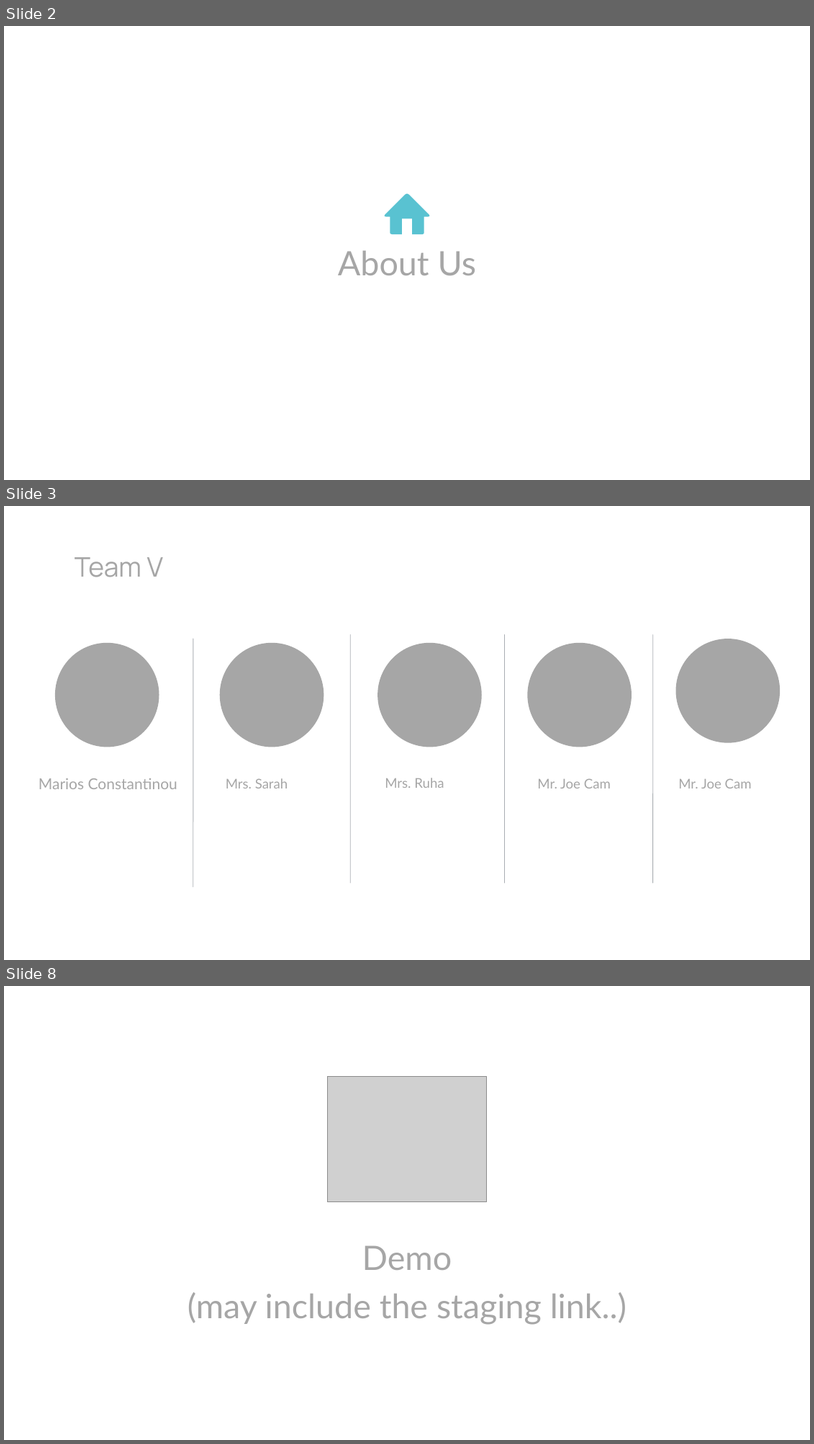
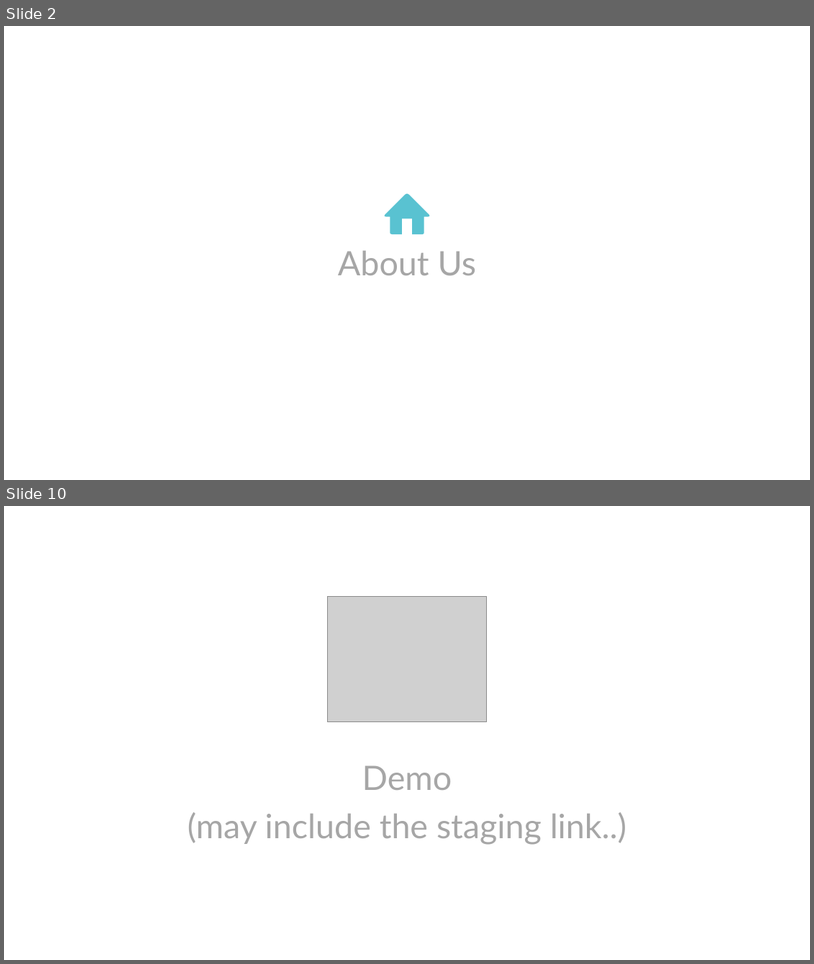
Before and after one commit to rbob96/GRNFanZone, a slide deck: Documentation/Demonstration/Demo - Final.pptx. Shown one above the other, each under a label of ours: slides 2, 3 and 8 before the commit, slides 2 and 10 after it; the slides between them are not shown. The pictures are 814x1444 and 814x964 pixels, drawn with LibreOffice and Linux fonts; fonts in the diff are those of the drawing; grey boxes stand for pictures. Boxes give left, top, right and bottom in pixels: in the first picture for what was removed or moved away, otherwise in the second. Text is boxed around its words. In the diff, an @@ line names an element or a change of style, - is before the commit and + after.

```diff
--- a/Documentation/Demonstration/Demo - Final.pptx
+++ b/Documentation/Demonstration/Demo - Final.pptx
@@ slide 3 removed at box(4, 506, 810, 960), background #FFFFFF @@
@@ title removed at box(75, 557, 164, 577) @@
-Team V
@@ line removed from (350, 883) to (350, 635) @@
@@ line removed from (505, 883) to (505, 635) @@
@@ line removed from (653, 883) to (653, 635) @@
@@ ellipse removed at box(55, 643, 159, 746) @@
@@ line removed from (193, 886) to (193, 638) @@
@@ ellipse removed at box(220, 643, 324, 746) @@
@@ ellipse removed at box(378, 643, 482, 746) @@
@@ ellipse removed at box(528, 643, 632, 746) @@
@@ ellipse removed at box(676, 638, 780, 743) @@
@@ text removed at box(39, 778, 178, 789) @@
-Marios Constantinou
@@ text removed at box(226, 778, 288, 788) @@
-Mrs. Sarah
@@ text removed at box(385, 777, 444, 788) @@
-Mrs. Ruha
@@ text removed at box(538, 778, 611, 788) @@
-Mr. Joe Cam
@@ text removed at box(679, 778, 752, 788) @@
-Mr. Joe Cam
@@ what was slide 8 is now slide 10 @@
```
Also in this commit, not shown: 1 slide changed, 6 slides added, 3 other slides removed, 12 other files.
